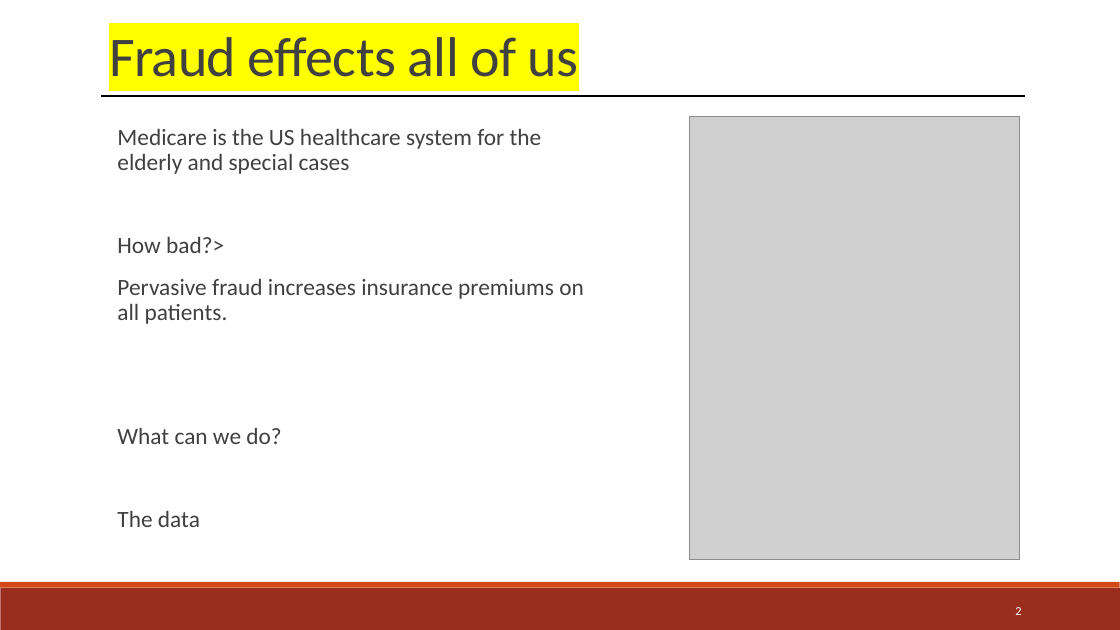
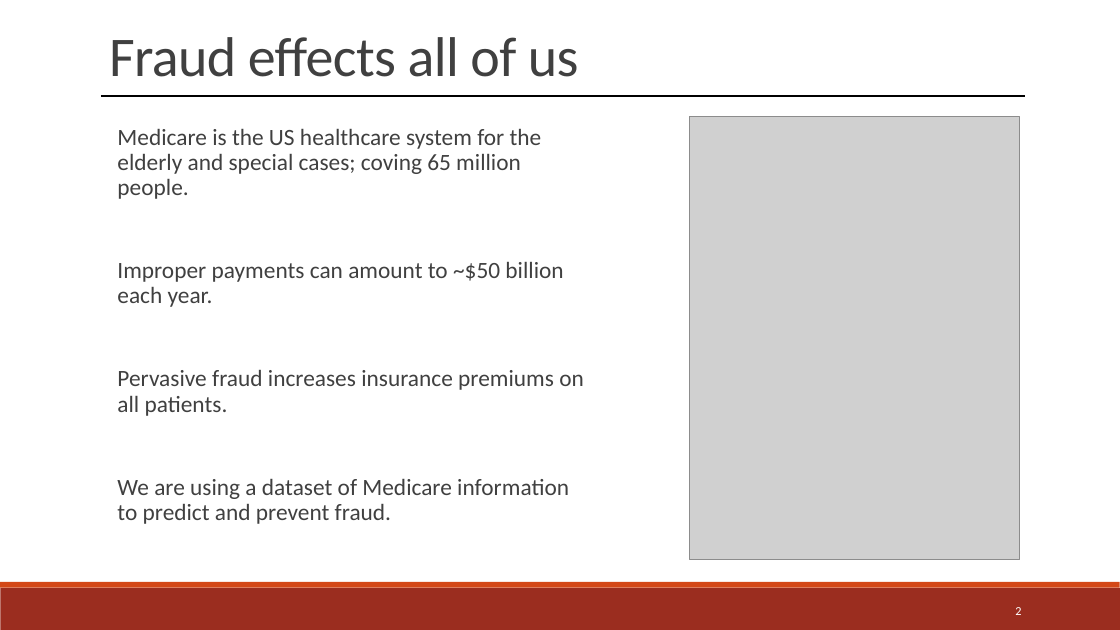
Before and after one commit to jwelch1123/healthcare_fraud_detection, a slide deck: slide 2 of Presentation.pptx. Drawn at 1120x630 pixels with LibreOffice and Linux fonts; fonts in the diff are those of the drawing; grey boxes stand for pictures. Boxes give left, top, right and bottom in pixels: in the first picture for what was removed or moved away, otherwise in the second. Text is boxed around its words. In the diff, an @@ line names an element or a change of style, - is before the commit and + after.

```diff
--- a/Presentation.pptx
+++ b/Presentation.pptx
@@ text "Fraud effects all of us" at (x1=109, y1=37, x2=579, y2=77): highlight #FFFF00 to none @@
@@ text at (x1=117, y1=129, x2=563, y2=307): text changed @@
-  Medicare is the US healthcare system for the elderly and special cases
-  How bad?>
+  Medicare is the US healthcare system for the elderly and special cases; coving 65 million people.
+  Improper payments can amount to ~$50 billion each year.
@@ text at (x1=117, y1=479, x2=569, y2=524): text changed @@
-  What can we do?
-  The data
+  We are using a dataset of Medicare information to predict and prevent fraud.
```
Also in this commit, not shown: 6 other slides changed, 10 slides added, 5 slides removed, 18 other files.
